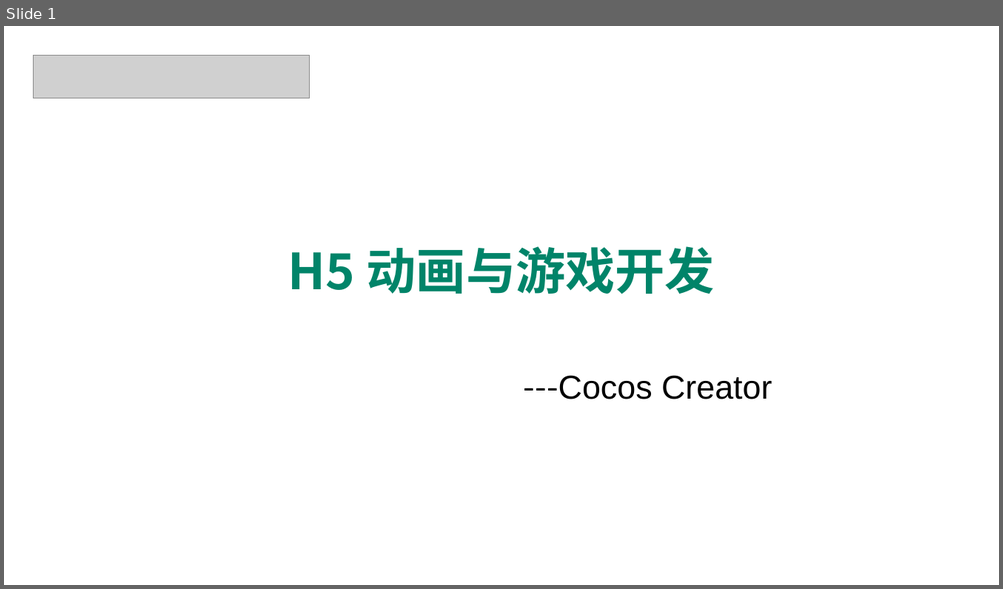
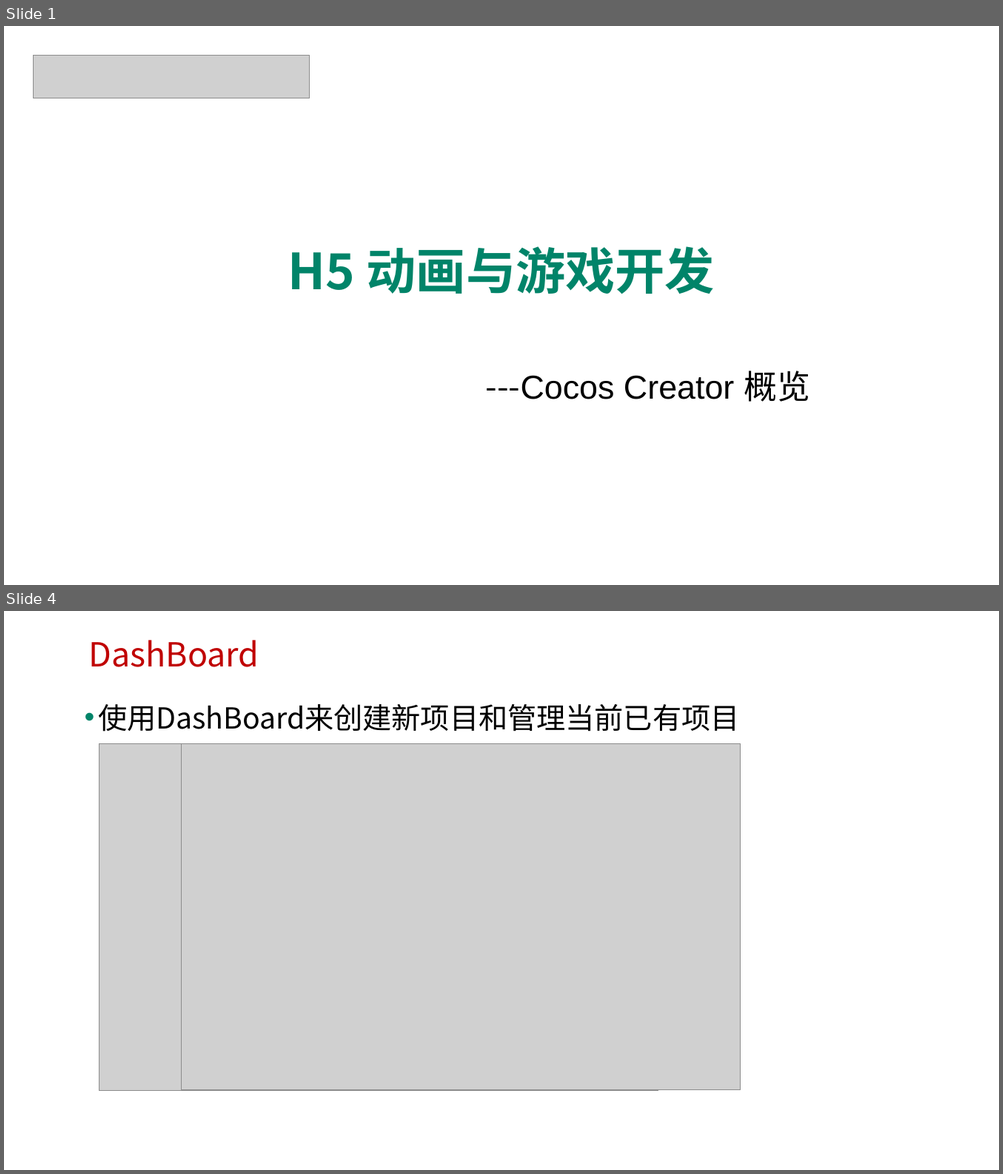
Before and after one commit to edu2act/course-H5-Animation-and-Game-Development, a slide deck: materials/slides/ch16.pptx. Shown one above the other, each under a label of ours: slide 1 before the commit, slides 1 and 4 after it; the slides between them are not shown. The pictures are 1003x589 and 1003x1174 pixels, drawn with LibreOffice and Linux fonts; fonts in the diff are those of the drawing; grey boxes stand for pictures; background and template pictures are left out. Boxes give left, top, right and bottom in pixels: in the first picture for what was removed or moved away, otherwise in the second. Text is boxed around its words. In the diff, an @@ line names an element or a change of style, - is before the commit and + after.

```diff
--- a/materials/slides/ch16.pptx
+++ b/materials/slides/ch16.pptx
@@ slide 4 added at (4, 611, 999, 1170), background picture (left out) @@
@@ text added at (88, 640, 259, 667), 32 pt, text #C00000 @@
+DashBoard
@@ text added at (98, 704, 739, 732), 28 pt, text #000000 @@
+• 使用DashBoard来创建新项目和管理当前已有项目
@@ picture added at (99, 743, 657, 1091) @@
@@ picture added at (181, 743, 740, 1090) @@
@@ slide 1 changed as well @@
@@ text at (486, 371, 810, 402): text changed @@
----Cocos Creator
+---Cocos Creator 概览
```
Also in this commit, not shown: 14 other slides added, 22 other files.
